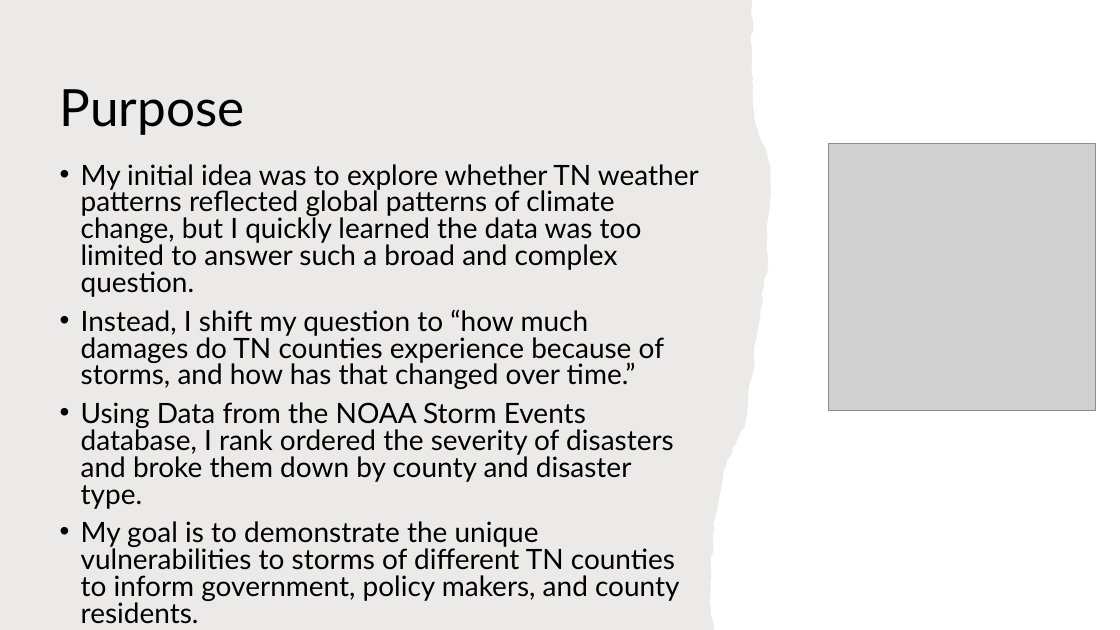
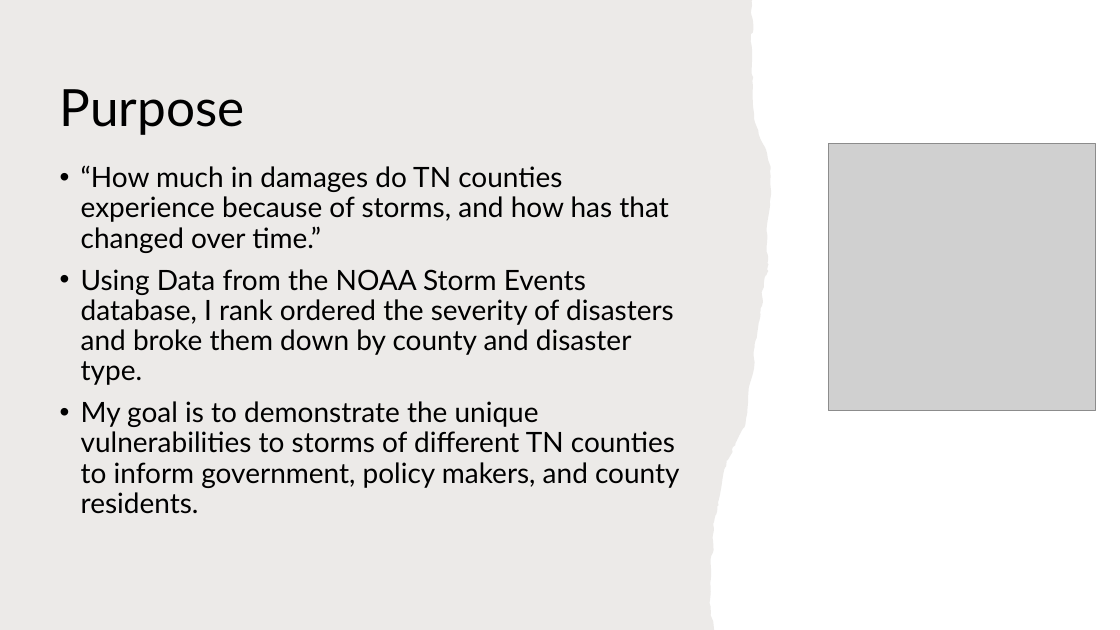
Before and after one commit to gabehardin8/TN_storms, a slide deck: slide 2 of sql_analysis_modelling/Gabe_hardin_storm_capstone.pptx. Drawn at 1120x630 pixels with LibreOffice and Linux fonts; fonts in the diff are those of the drawing; grey boxes stand for pictures. Boxes give left, top, right and bottom in pixels: in the first picture for what was removed or moved away, otherwise in the second. Text is boxed around its words. In the diff, an @@ line names an element or a change of style, - is before the commit and + after.

```diff
--- a/sql_analysis_modelling/Gabe_hardin_storm_capstone.pptx
+++ b/sql_analysis_modelling/Gabe_hardin_storm_capstone.pptx
@@ text at [81, 165, 668, 253]: text changed @@
-• My initial idea was to explore whether TN weather patterns reflected global patterns of climate change, but I quickly learned the data was too limited to answer such a broad and complex question.
-• Instead, I shift my question to “how much damages do TN counties experience because of storms, and how has that changed over time.”
+• “How much in damages do TN counties experience because of storms, and how has that changed over time.”
@@ text at [81, 269, 680, 514]: line spacing 0.8 to 0.9 @@
```
Also in this commit, not shown: 1 other file.
